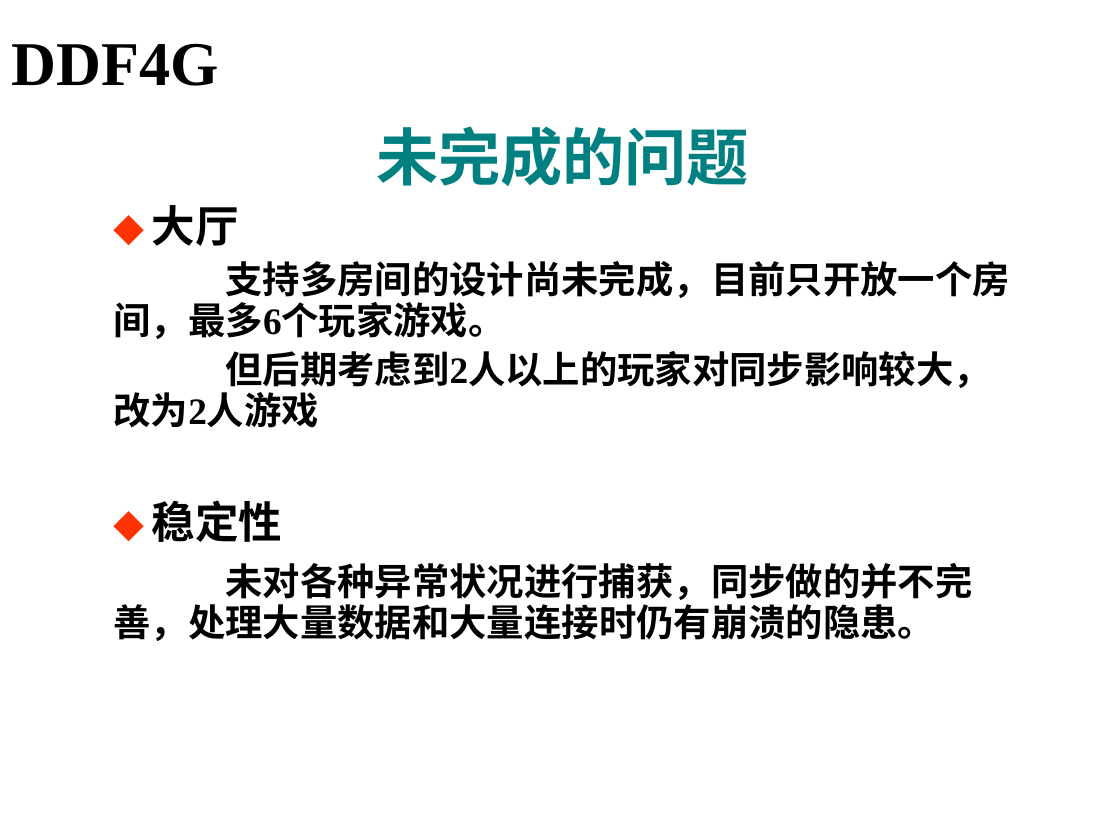
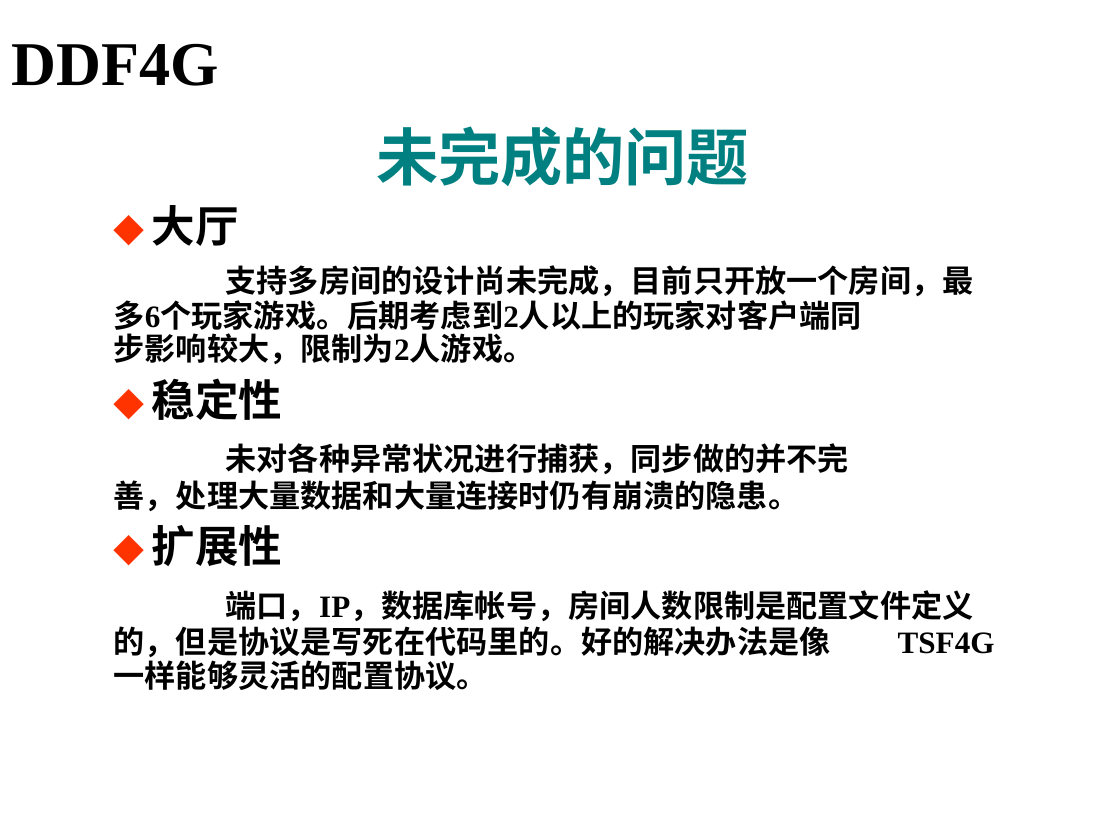
Before and after one commit to ingex0/smarttank, a slide deck: slide 9 of SmartProject/trunk/Alpha/服务器文档/GameServer架构.ppt. Drawn at 1120x840 pixels with LibreOffice and Linux fonts; fonts in the diff are those of the drawing; background and template pictures are left out. Boxes give left, top, right and bottom in pixels: in the first picture for what was removed or moved away, otherwise in the second. Text is boxed around its words. In the diff, an @@ line names an element or a change of style, - is before the commit and + after.

```diff
--- a/SmartProject/trunk/Alpha/服务器文档/GameServer架构.ppt
+++ b/SmartProject/trunk/Alpha/服务器文档/GameServer架构.ppt
@@ text at (114, 265, 974, 364): text changed; size 24 to 20 pt @@
-支持多房间的设计尚未完成，目前只开放一个房 间，最多6个玩家游戏。
-但后期考虑到2人以上的玩家对同步影响较大， 改为2人游戏
+支持多房间的设计尚未完成，目前只开放一个房间，最 多6个玩家游戏。后期考虑到2人以上的玩家对客户端同 步影响较大，限制为2人游戏。
@@ text at (114, 443, 849, 511): size 24 to 20 pt in "未对各种异常状况进行捕获，同步做的并不完 善，处理大量数据和大量连接时仍有崩溃的隐患。"; less space between paragraphs @@
@@ text at (114, 525, 974, 690): paragraphs added @@
+◆ 扩展性
+端口，IP，数据库帐号，房间人数限制是配置文件定义 的，但是协议是写死在代码里的。好的解决办法是像 TSF4G一样能够灵活的配置协议。
```
Also in this commit, not shown: 5 other slides changed.
